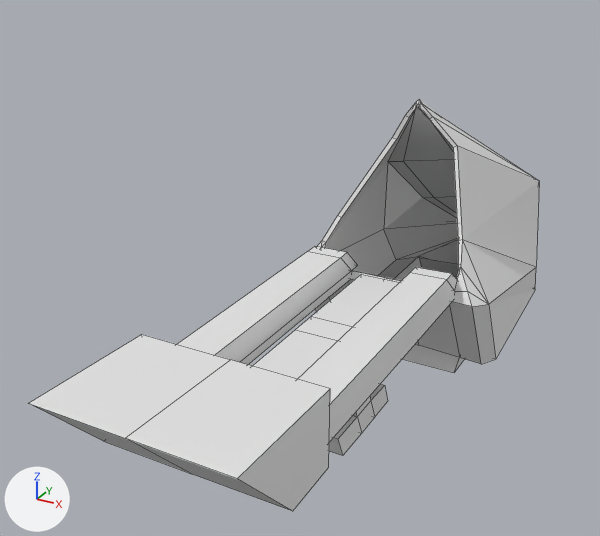
Two versions of the Blender file art/models/props/bowling_ball_return_machine/bowling_ball_return_machine.blend, one commit apart.
The view is the same before and after, from a 50 mm lens placed at (2.76, -4.53, 2.83), pointed at (0.1, 0.31, 0.41). Every picture has the same lights, and +X, +Y and +Z are marked at lower left. The picture after the commit comes second. Mesh edges are drawn as thin lines.

Script lines for the objects in view, before the commit:
```python
me_cube = bpy.data.meshes.new('Cube')
me_cube.from_pydata(...)  # 230 vertices, 207 faces; spans x -1.0..1.11, y -6.28..1.73, z -1.46..1.56
me_cube.materials.append(mat_material)  # white #e7e7e7
ob_bowling_return_machine = bpy.data.objects.new('Bowling Return Machine', me_cube)
ob_bowling_return_machine.location = (0.851, 1.38, 0.701)
ob_bowling_return_machine.scale = (0.614, 0.614, 0.614)
```
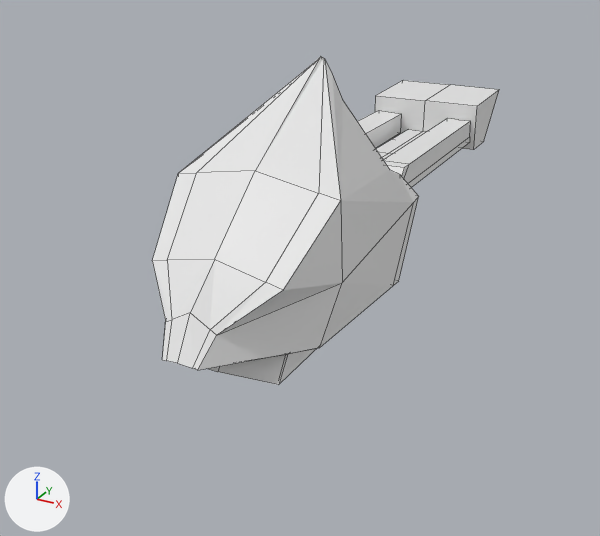
What differs and where, as boxes [x1, y1, x2, y2] in the pictures (600 x 536 px):
'Bowling Return Machine', reshaped, moved, turned
    before: [29, 99, 539, 511]
    after: [152, 56, 499, 385]
part 1 of me_cube, cut back
    before: [253, 274, 399, 456]
    after: [376, 129, 427, 159]

What changed in the scene script:
```text
Change me_cube:
    used by ob_bowling_return_machine; location = (0.851, 1.38, 0.701); scale = (0.614, 0.614, 0.614)
    remove me_cube.from_pydata(...)  # 230 vertices, 207 faces; spans x -1.0..1.11, y -6.28..1.73, z -1.46..1.56
    add me_cube.from_pydata(...)  # 245 vertices, 221 faces; spans x -1.0..1.11, y -6.28..1.73, z -1.46..1.56
    me_cube part 1
    16 faces are deleted
    15 new vertices lie (0.25, 0.0, 0.0) away from vertices in x -0.25, y -5.05..-2.15, z -1.46..-0.18
    30 new faces join them
Change ob_bowling_return_machine:
    ob_bowling_return_machine.location: (0.851, 1.38, 0.701) -> (0.0, 0.0, 0.888)
    ob_bowling_return_machine.rotation_euler: (0.0, 0.0, 0.0) -> (0.0, 0.0, -3.124)  # degrees (0, 0, 0) -> degrees (0, 0, -179)
```
